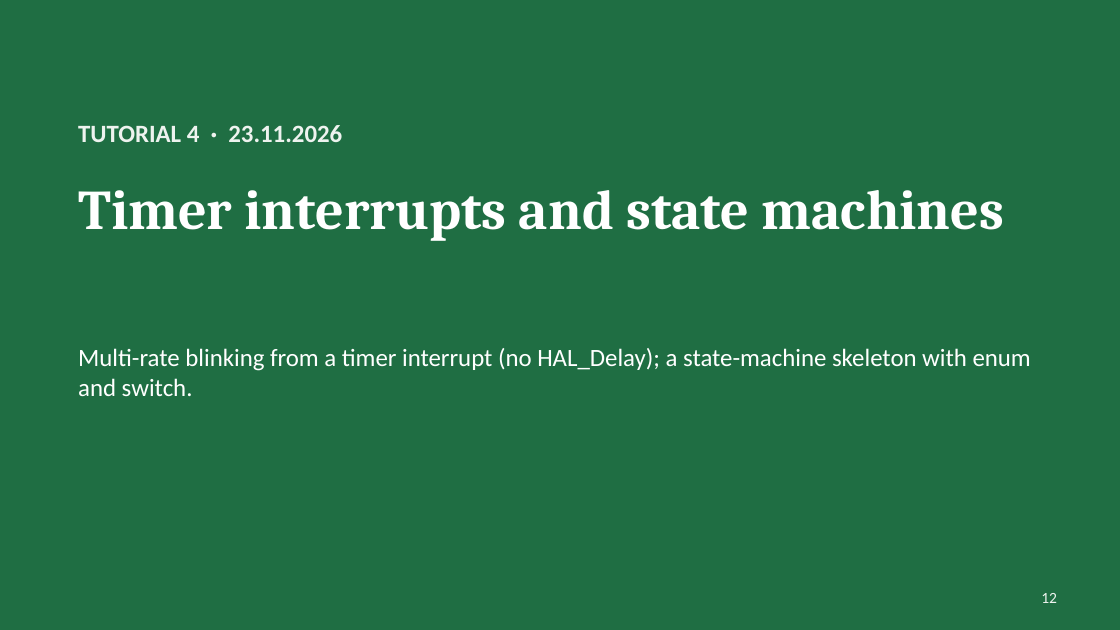
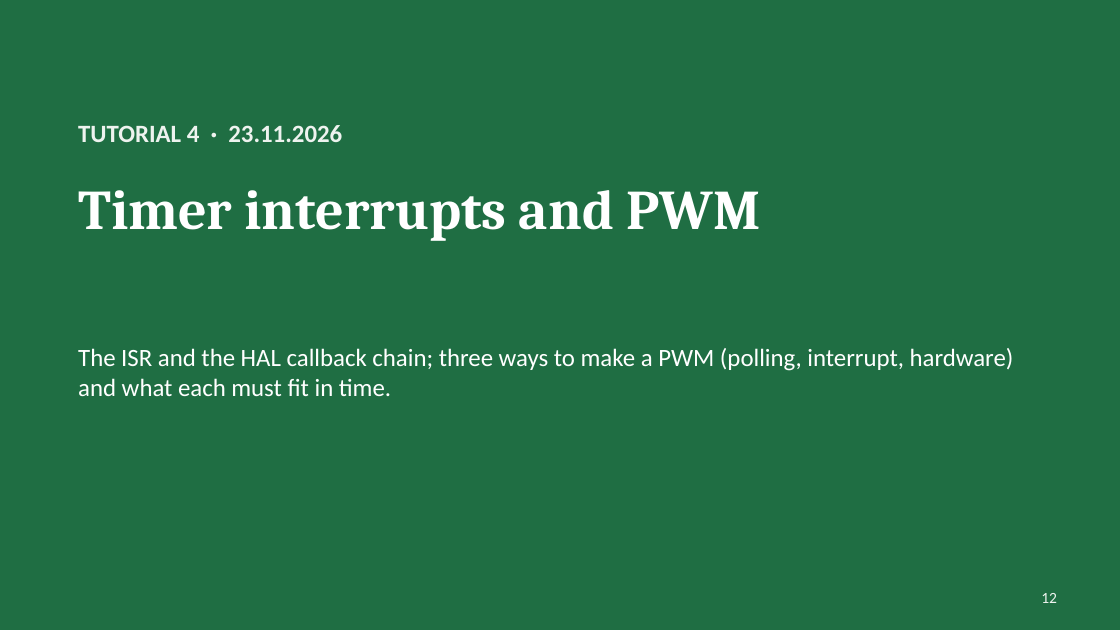
Before and after one commit to Yohai-ack/MP, a slide deck: slide 12 of tutorials/MP_tutorials_2026.pptx. Drawn at 1120x630 pixels with LibreOffice and Linux fonts; fonts in the diff are those of the drawing. Boxes give left, top, right and bottom in pixels: in the first picture for what was removed or moved away, otherwise in the second. Text is boxed around its words. In the diff, an @@ line names an element or a change of style, - is before the commit and + after.

```diff
--- a/tutorials/MP_tutorials_2026.pptx
+++ b/tutorials/MP_tutorials_2026.pptx
@@ title at [78,190,760,241]: text changed @@
-Timer interrupts and state machines
+Timer interrupts and PWM
@@ text at [78,348,1014,396]: text changed @@
-Multi-rate blinking from a timer interrupt (no HAL_Delay); a state-machine skeleton with enum and switch.
+The ISR and the HAL callback chain; three ways to make a PWM (polling, interrupt, hardware) and what each must fit in time.
```
Also in this commit, not shown: 5 other slides changed, 4 slides added, 2 slides removed, 3 other files.
